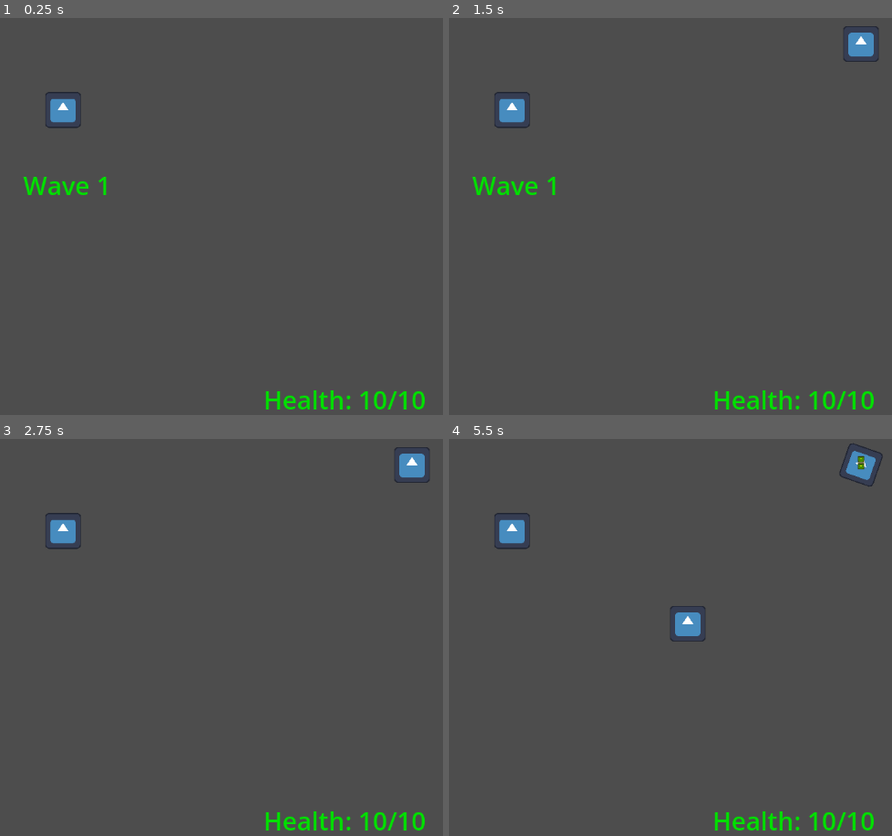
Above: before the commit, frames 1-4 (two rows, left to right).
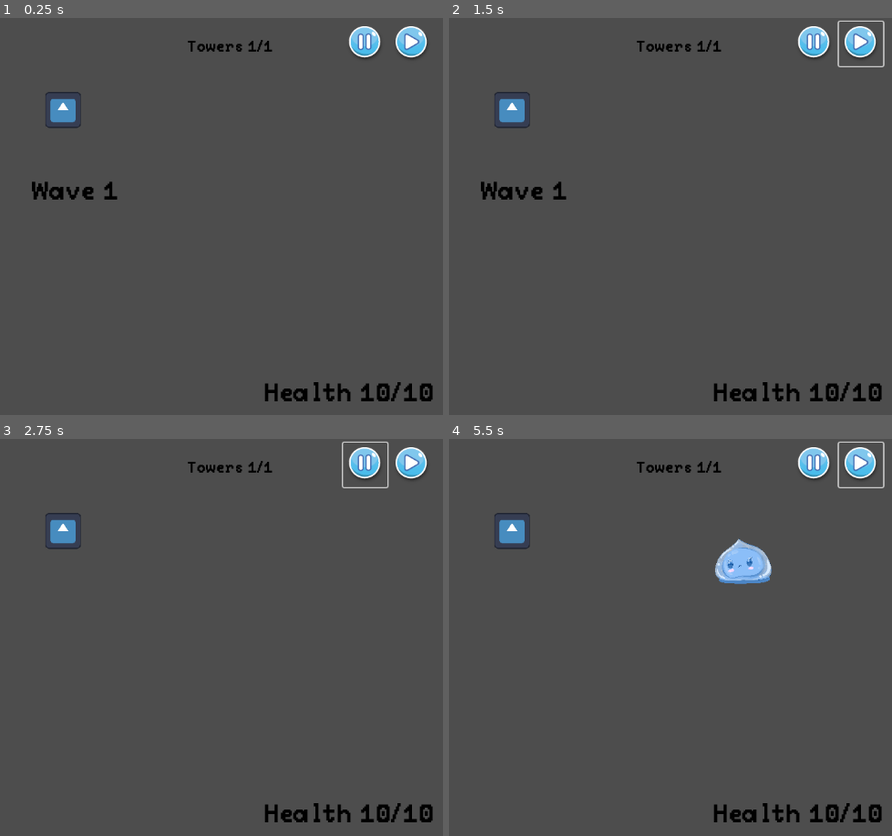
Above: after the commit, the same moments.

Repository: Caleb-Cholod/BuddyJam2024
Game: Godot game, scene res://Scenes/Main Scenes/level.tscn
Two runs of this game, one before a commit and one after it. Both use one fixed random seed, a clock stepped at 60 frames per second and the inputs below. The engine's default icon, where the game draws it, is replaced by a stand-in: a white triangle on a blue panel in a dark square.
Inputs (mouse positions are in pixels of both pictures, inside the frame that each line leads up to):
- Up to frame 1 (0.25 s): no input
- Up to frame 2 (1.5 s): click (812, 45) at 0.52 s; click (860, 45) at 1.27 s
- Up to frame 3 (2.75 s): click (363, 466) at 2.02 s
- Up to frame 4 (5.5 s): click (860, 466) at 2.77 s; click (812, 466) at 3.52 s; click (860, 466) at 4.27 s; move the mouse to (688, 621) at 5.02 s; press the mouse at (688, 621) at 5.03 s

The runs differ from the first frame. In frame 1, 3.0% of the frame differs, in the area x 5-98%, y 2-99%; in frame 2, 3.2%; in frame 3, 2.6%; in frame 4, 4.2%, in the area x 42-99%, y 0-99%.

Commit message:
Add files via upload
Adding Scenes folder (1/2)

Diff:
--- a/Scenes/Main Scenes/TowerSpawner.gd
+++ b/Scenes/Main Scenes/TowerSpawner.gd
@@ -1,18 +1,40 @@
 extends Node2D
 
 @export var basic_tower :PackedScene
+@export var red_tower :PackedScene
+
+@onready var spawner = get_parent().get_node("Spawner")
+@onready var TowerLimitTxt = self.get_parent().get_node("TowerLimitText")
+
 var mousecooldown
+var towerLimit = 1
+var numberCurrentTowers = 1
 
 # Called when the node enters the scene tree for the first time.
 func _ready():
 	mousecooldown = 0
 
+
 # Called every frame. 'delta' is the elapsed time since the previous frame.
 func _process(delta):
 	mousecooldown += delta
-	if mousecooldown > 1:
+	if numberCurrentTowers < towerLimit && mousecooldown > 1:
+
 		if Input.is_action_pressed("Spawn_Tower"):
 			mousecooldown = 0
 			var temp = basic_tower.instantiate()
 			temp.global_position = get_global_mouse_position()
 			get_parent().get_node("Towers").add_child(temp)
+			numberCurrentTowers += 1
+			print(numberCurrentTowers)
+			TowerLimitTxt.text = "Towers " + str(numberCurrentTowers) + "/" + str(towerLimit)
+
+
+		if Input.is_action_pressed("Spawn_Red"):
+			mousecooldown = 0
+			var temp = red_tower.instantiate()
+			temp.global_position = get_global_mouse_position()
+			get_parent().get_node("Towers").add_child(temp)
+			numberCurrentTowers += 1
+			print(numberCurrentTowers)
+			TowerLimitTxt.text = "Towers " + str(numberCurrentTowers) + "/" + str(towerLimit)
--- a/Scenes/Main Scenes/level.tscn
+++ b/Scenes/Main Scenes/level.tscn
@@ -1,15 +1,43 @@
-[gd_scene load_steps=8 format=3 uid="uid://c2i747mpqlqvh"]
+[gd_scene load_steps=15 format=3 uid="uid://c2i747mpqlqvh"]
 
 [ext_resource type="PackedScene" uid="uid://bwhjdq4gqd1ic" path="res://Scenes/Object Scenes/shoot_tower.tscn" id="1_dkemv"]
+[ext_resource type="Texture2D" uid="uid://bdnqe33rrwp60" path="res://ui/game/game_pause_button.png" id="1_vobs2"]
 [ext_resource type="PackedScene" uid="uid://suxk7o88517c" path="res://Scenes/Object Scenes/basic_enemy.tscn" id="2_u5gnk"]
+[ext_resource type="FontFile" uid="uid://2y0k2lv7ygk4" path="res://Fonts/PeaberryBase.ttf" id="3_3qub6"]
 [ext_resource type="PackedScene" uid="uid://4ehslf6in540" path="res://Scenes/Object Scenes/path_end.tscn" id="3_a0goq"]
+[ext_resource type="Script" path="res://Scripts/Pause_Button.gd" id="3_wvkf4"]
 [ext_resource type="Script" path="res://Scripts/Spawner.gd" id="4_4ko12"]
+[ext_resource type="Script" path="res://Scripts/Play_Button.gd" id="4_v0jy1"]
 [ext_resource type="PackedScene" uid="uid://c8ntka37jgses" path="res://Scenes/Object Scenes/small_enemy.tscn" id="5_fwa0v"]
 [ext_resource type="Script" path="res://Scenes/Main Scenes/TowerSpawner.gd" id="5_nljlk"]
+[ext_resource type="PackedScene" uid="uid://dmy44fo0ckx0f" path="res://Scenes/Object Scenes/red_tower.tscn" id="7_pgpl0"]
+[ext_resource type="Texture2D" uid="uid://cxphwsxlwta1v" path="res://ui/game/game_start_wave_button.png" id="9_v6j75"]
+[ext_resource type="Script" path="res://Scripts/Trader.gd" id="13_s5b52"]
 
 [sub_resource type="CircleShape2D" id="CircleShape2D_kvynq"]
 
 [node name="Level" type="Node2D"]
+
+[node name="UI" type="Node2D" parent="."]
+
+[node name="Button" type="Button" parent="UI"]
+process_mode = 3
+offset_left = 994.0
+offset_top = 6.0
+offset_right = 1064.0
+offset_bottom = 76.0
+icon = ExtResource("1_vobs2")
+flat = true
+script = ExtResource("3_wvkf4")
+
+[node name="Button2" type="Button" parent="UI"]
+offset_left = 1068.0
+offset_top = 6.0
+offset_right = 1138.0
+offset_bottom = 76.0
+icon = ExtResource("9_v6j75")
+flat = true
+script = ExtResource("4_v0jy1")
 
 [node name="Towers" type="Node2D" parent="."]
 
@@ -98,18 +126,36 @@
 [node name="CollisionShape2D" type="CollisionShape2D" parent="Path/PathPoint8/PathArea2D"]
 scale = Vector2(0.0702742, 0.0693884)
 shape = SubResource("CircleShape2D_kvynq")
+
+[node name="TowerLimitText" type="RichTextLabel" parent="."]
+anchors_preset = -1
+anchor_right = 0.5
+anchor_bottom = 0.5
+offset_left = 747.0
+offset_top = 35.0
+offset_right = 994.0
+offset_bottom = 126.0
+grow_horizontal = 2
+grow_vertical = 2
+theme_override_colors/default_color = Color(0, 0, 0, 1)
+theme_override_fonts/normal_font = ExtResource("3_3qub6")
+theme_override_font_sizes/normal_font_size = 24
+text = "Towers 1/1"
+fit_content = true
+tab_size = 7
 
 [node name="WaveText" type="RichTextLabel" parent="."]
 anchors_preset = -1
 anchor_right = 0.5
 anchor_bottom = 0.5
-offset_left = 488.0
-offset_top = 237.0
-offset_right = 825.0
-offset_bottom = 327.0
+offset_left = 502.0
+offset_top = 257.0
+offset_right = 839.0
+offset_bottom = 347.0
 grow_horizontal = 2
 grow_vertical = 2
-theme_override_colors/default_color = Color(0, 0.878431, 0, 1)
+theme_override_colors/default_color = Color(0, 0, 0, 1)
+theme_override_fonts/normal_font = ExtResource("3_3qub6")
 theme_override_font_sizes/normal_font_size = 40
 text = "Wave 1"
 fit_content = true
@@ -120,9 +166,10 @@
 offset_top = 576.0
 offset_right = 1166.0
 offset_bottom = 658.0
-theme_override_colors/default_color = Color(0, 0.878431, 0, 1)
+theme_override_colors/default_color = Color(0, 0, 0, 1)
+theme_override_fonts/normal_font = ExtResource("3_3qub6")
 theme_override_font_sizes/normal_font_size = 40
-text = "Health: 10/10"
+text = "Health 10/10"
 
 [node name="Death Text" type="RichTextLabel" parent="."]
 visible = false
@@ -148,3 +195,12 @@
 [node name="TowerSpawner" type="Node2D" parent="."]
 script = ExtResource("5_nljlk")
 basic_tower = ExtResource("1_dkemv")
+red_tower = ExtResource("7_pgpl0")
+
+[node name="Trader" type="Node2D" parent="."]
+script = ExtResource("13_s5b52")
+
+[connection signal="pressed" from="UI/Button" to="UI/Button" method="_on_pressed"]
+[connection signal="button_down" from="UI/Button2" to="UI/Button2" method="_on_button_down"]
+[connection signal="pressed" from="UI/Button2" to="UI/Button" method="_on_button_2_pressed"]
+[connection signal="pressed" from="UI/Button2" to="UI/Button2" method="_on_pressed"]
--- /dev/null
+++ b/Scenes/Object Scenes/red_tower.tscn
@@ -0,0 +1,33 @@
+[gd_scene load_steps=4 format=3 uid="uid://dmy44fo0ckx0f"]
+
+[ext_resource type="Script" path="res://Scripts/shoot_tower.gd" id="1_27yeq"]
+[ext_resource type="Texture2D" uid="uid://cmstotctfql6q" path="res://icon.svg" id="2_guloi"]
+
+[sub_resource type="CircleShape2D" id="CircleShape2D_houeq"]
+radius = 39.6343
+
+[node name="ShootTower" type="Node2D"]
+modulate = Color(1, 0.184225, 0.1867, 1)
+position = Vector2(652, 251)
+scale = Vector2(0.444575, 0.444575)
+script = ExtResource("1_27yeq")
+metadata/Range = 150
+metadata/ObjectType = "Tower"
+
+[node name="Sprite2D" type="Sprite2D" parent="."]
+texture = ExtResource("2_guloi")
+
+[node name="ShootPoint" type="Node2D" parent="Sprite2D"]
+position = Vector2(-0.000301276, -83.2256)
+
+[node name="Area2D" type="Area2D" parent="."]
+collision_layer = 2
+collision_mask = 3
+metadata/AreaType = "Range"
+
+[node name="CollisionShape2D" type="CollisionShape2D" parent="Area2D"]
+scale = Vector2(2.24902, 2.23928)
+shape = SubResource("CircleShape2D_houeq")
+
+[connection signal="area_entered" from="Area2D" to="." method="RangeEntered"]
+[connection signal="area_exited" from="Area2D" to="." method="RangeExited"]
--- a/Scenes/Object Scenes/tower_projectile.tscn
+++ b/Scenes/Object Scenes/tower_projectile.tscn
@@ -15,7 +15,6 @@
 metadata/TargetName = ""
 
 [node name="CollisionShape2D" type="CollisionShape2D" parent="."]
-scale = Vector2(1, 1)
 shape = SubResource("CircleShape2D_bs8x6")
 one_way_collision_margin = 7.9
 
@@ -36,7 +35,6 @@
 mass = 0.01
 
 [node name="CollisionShape2D" type="CollisionShape2D" parent="RigidBody2D"]
-scale = Vector2(1, 1)
 shape = SubResource("CircleShape2D_bs8x6")
 one_way_collision_margin = 5.6
 
Binary file added: Scenes/Main Scenes/ui/game/game_enemies_counter_button.png
Not shown, added: Scenes/Main Scenes/ui/game/game_enemies_counter_button.png.import
Binary file added: Scenes/Main Scenes/ui/game/game_enemies_counter_button_hover.png
Not shown, added: Scenes/Main Scenes/ui/game/game_enemies_counter_button_hover.png.import
Binary file added: Scenes/Main Scenes/ui/game/game_inventory_button.png
Not shown, added: Scenes/Main Scenes/ui/game/game_inventory_button.png.import
Binary file added: Scenes/Main Scenes/ui/game/game_inventory_button_hover.png
Not shown, added: Scenes/Main Scenes/ui/game/game_inventory_button_hover.png.import
Binary file added: Scenes/Main Scenes/ui/game/game_pause_button.png
Not shown, added: Scenes/Main Scenes/ui/game/game_pause_button.png.import
Binary file added: Scenes/Main Scenes/ui/game/game_pause_button_hover.png
Not shown, added: Scenes/Main Scenes/ui/game/game_pause_button_hover.png.import
(and 70 more such lines)
